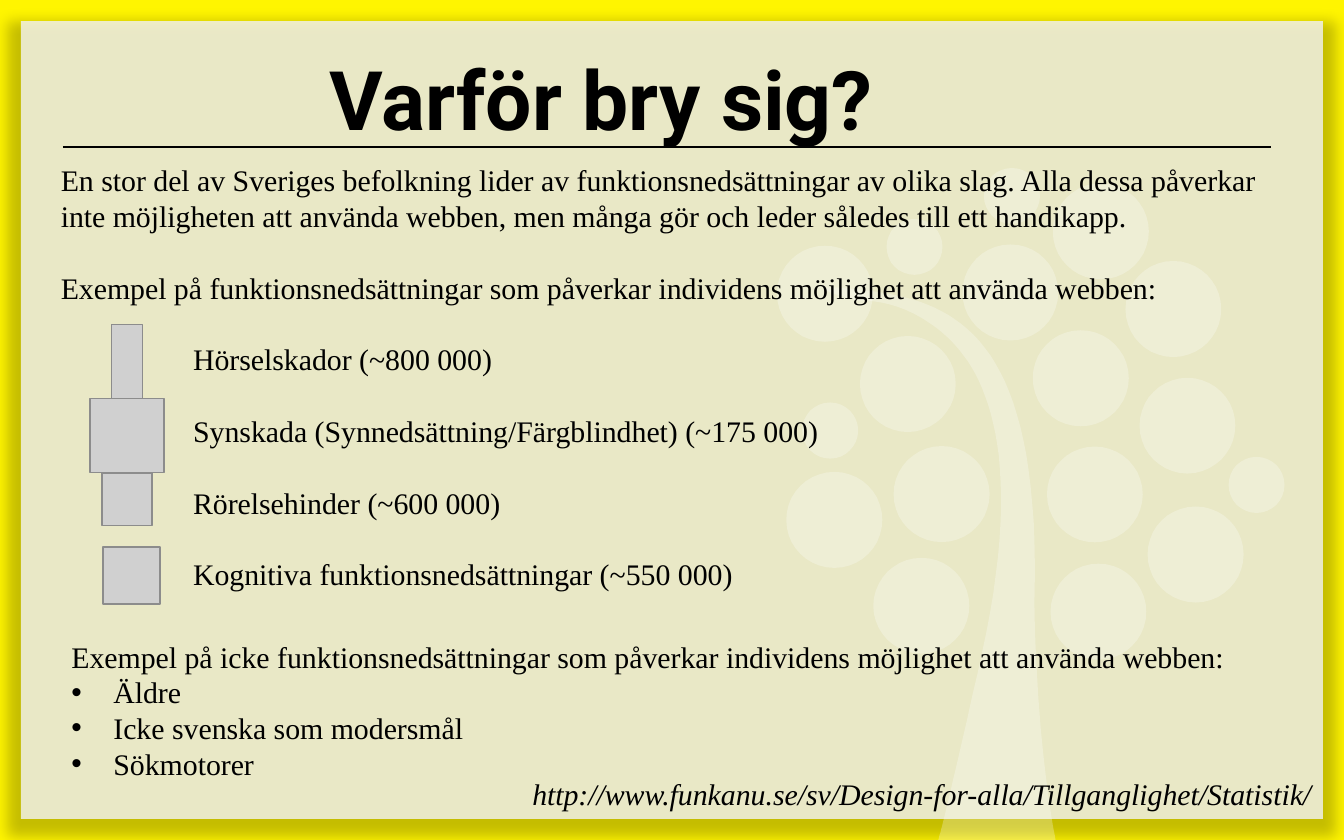
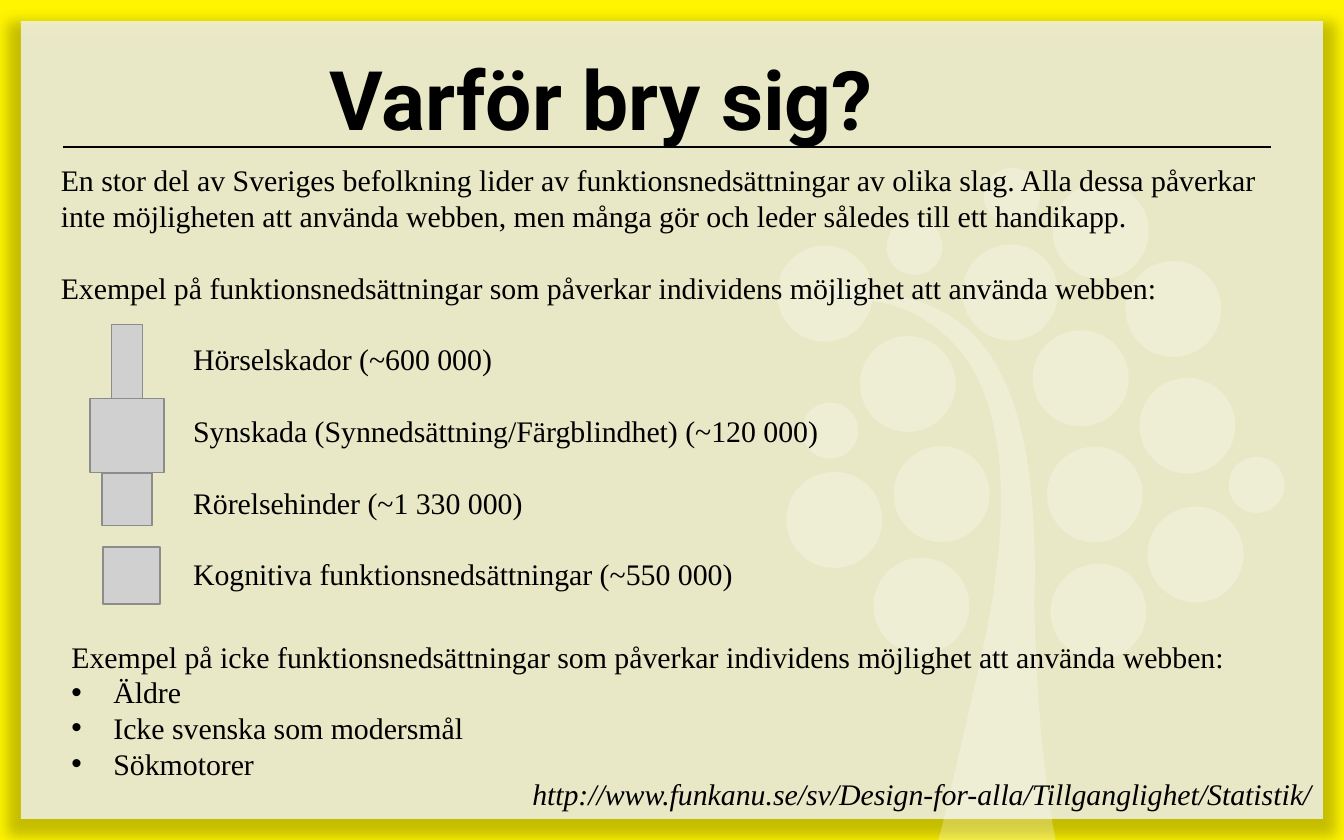
Before and after one commit to 1ik415/Kursmaterial, a slide deck: slide 15 of Föreläsningar/F04 - Webbteknik.pptx (slide 16 before the commit). Drawn at 1344x840 pixels with LibreOffice and Linux fonts; fonts in the diff are those of the drawing; grey boxes stand for pictures. Boxes give left, top, right and bottom in pixels: in the first picture for what was removed or moved away, otherwise in the second. Text is boxed around its words. In the diff, an @@ line names an element or a change of style, - is before the commit and + after.

```diff
--- a/Föreläsningar/F04 - Webbteknik.pptx
+++ b/Föreläsningar/F04 - Webbteknik.pptx
@@ text at bbox=[193, 349, 818, 520]: text changed @@
-Hörselskador (~800 000)
-Synskada (Synnedsättning/Färgblindhet) (~175 000)
-Rörelsehinder (~600 000)
+Hörselskador (~600 000)
+Synskada (Synnedsättning/Färgblindhet) (~120 000)
+Rörelsehinder (~1 330 000)
```
Also in this commit, not shown: 8 other slides changed, 2 slides added, 4 slides removed.
